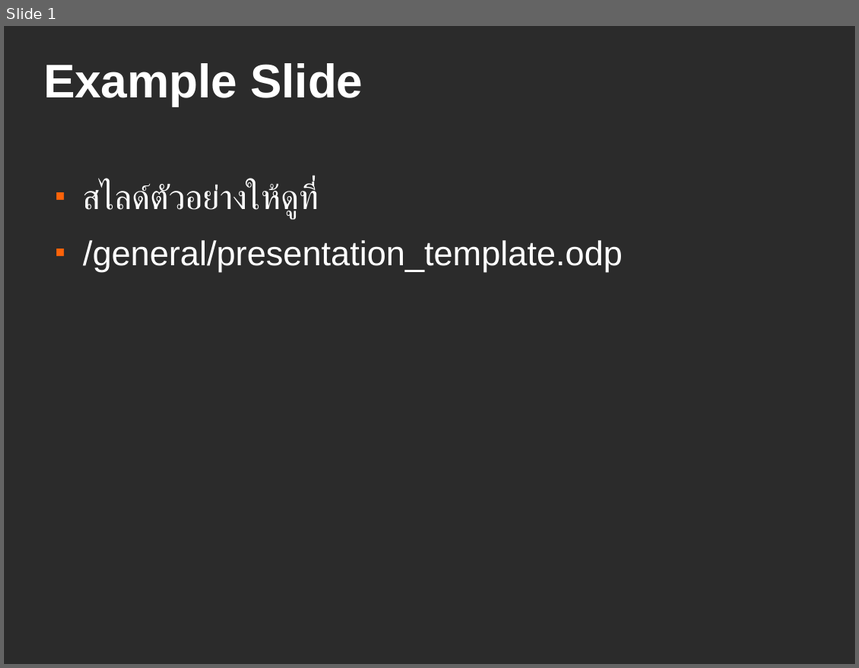
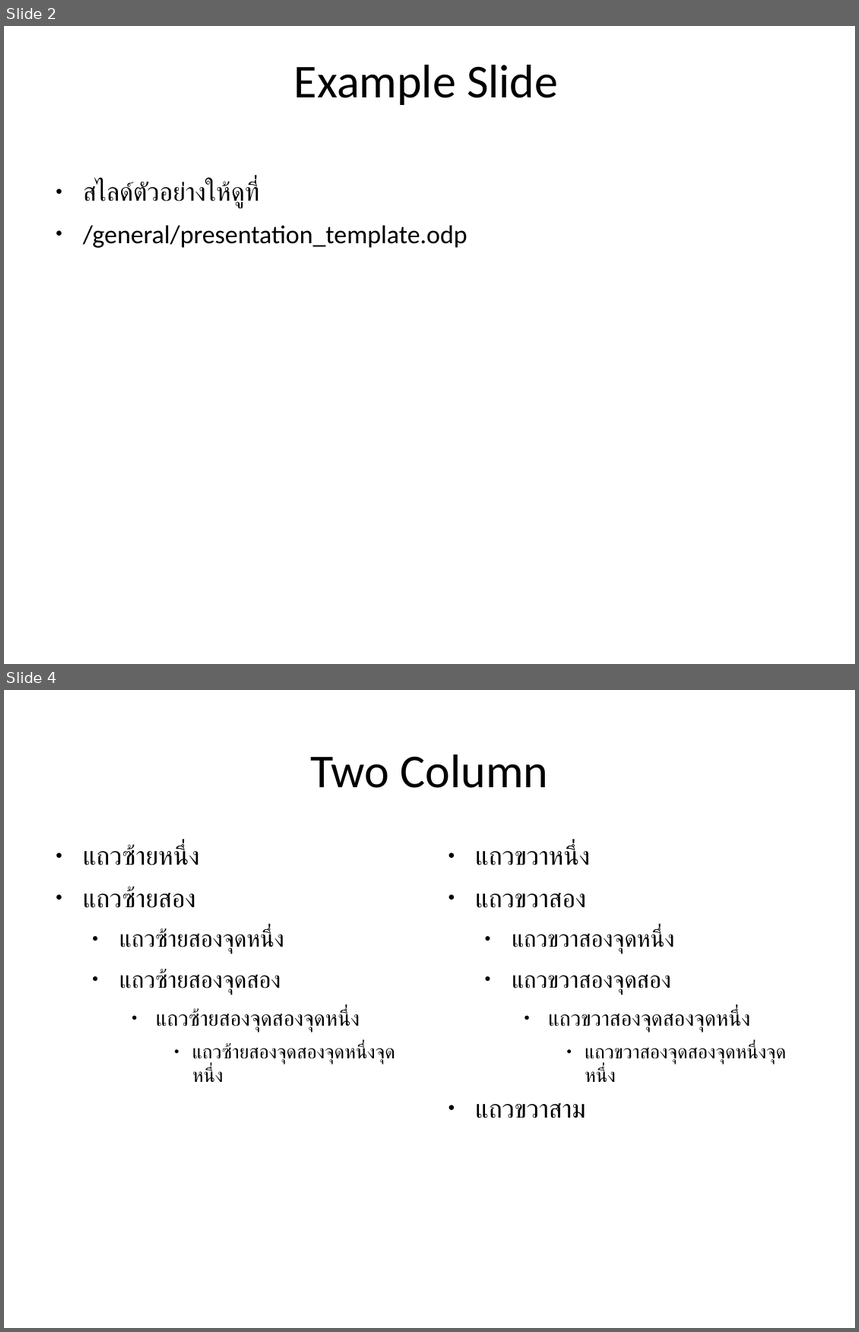
Before and after one commit to anoochit/oss-training-material, a slide deck: general/presentation_template.odp. Shown one above the other, each under a label of ours: slide 1 before the commit, slides 2 and 4 after it; the slides between them are not shown. The pictures are 859x668 and 859x1332 pixels, drawn with LibreOffice and Linux fonts; fonts in the diff are those of the drawing; background and template pictures are left out; a plain dark background stands for a picture behind light text. Boxes give left, top, right and bottom in pixels: in the first picture for what was removed or moved away, otherwise in the second. Text is boxed around its words. In the diff, an @@ line names an element or a change of style, - is before the commit and + after.

Commit message:
update example presentation

```diff
--- a/general/presentation_template.odp
+++ b/general/presentation_template.odp
@@ slide 4 added at <box>4,690,855,1328</box>, background #FFFFFF @@
@@ title added at <box>310,755,548,788</box>, 44 pt, text #000000 @@
+Two Column
@@ text added at <box>83,845,395,1082</box>, 22 pt, text #000000 @@
+● แถวซ้ายหนึ่ง
+● แถวซ้ายสอง
+  ● แถวซ้ายสองจุดหนึ่ง
+  ● แถวซ้ายสองจุดสอง
+    ● แถวซ้ายสองจุดสองจุดหนึ่ง
+      ● แถวซ้ายสองจุดสองจุดหนึ่งจุดหนึ่ง
@@ text added at <box>475,845,786,1119</box>, 22 pt, text #000000 @@
+● แถวขวาหนึ่ง
+● แถวขวาสอง
+  ● แถวขวาสองจุดหนึ่ง
+  ● แถวขวาสองจุดสอง
+    ● แถวขวาสองจุดสองจุดหนึ่ง
+      ● แถวขวาสองจุดสองจุดหนึ่งจุดหนึ่ง
+● แถวขวาสาม
@@ what was slide 1 is now slide 2 @@
@@ slide 2 changed as well @@
@@ background picture (left out) to #FFFFFF @@
@@ title "Example Slide" at <box>294,65,558,105</box>: font Arial to Calibri, text colour #FFFFFF to #000000, bold off; alignment left to centre @@
@@ text "สไลด์ตัวอย่างให้ดูที่" at <box>83,181,468,248</box>: size 32 to 24 pt, font Arial to Calibri, text colour #FFFFFF to #000000; bullet ■ to ●; less space between paragraphs; bullet colour #FF6309 to #000000 @@
```
Also in this commit, not shown: 3 other slides added.
